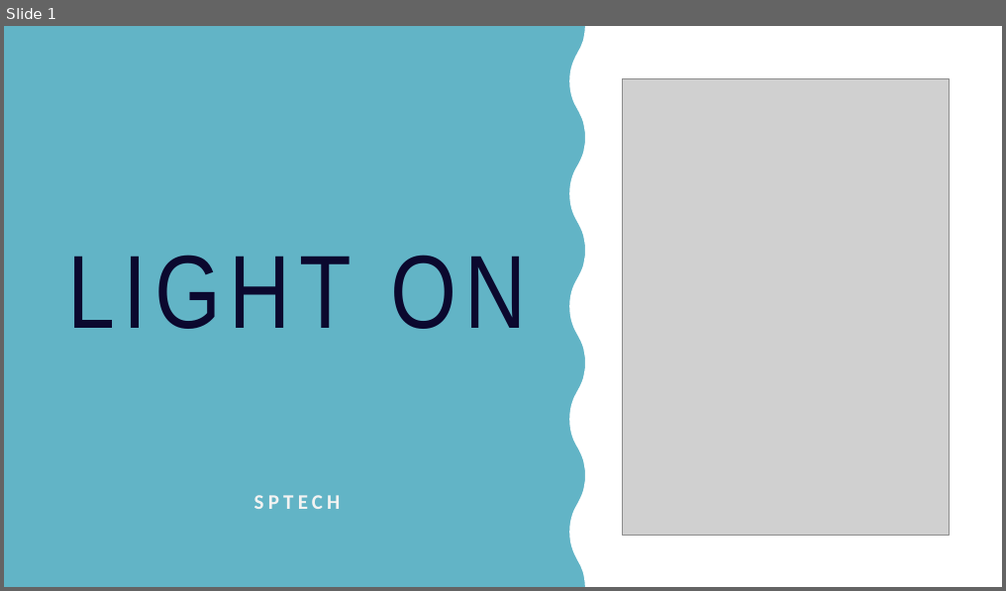
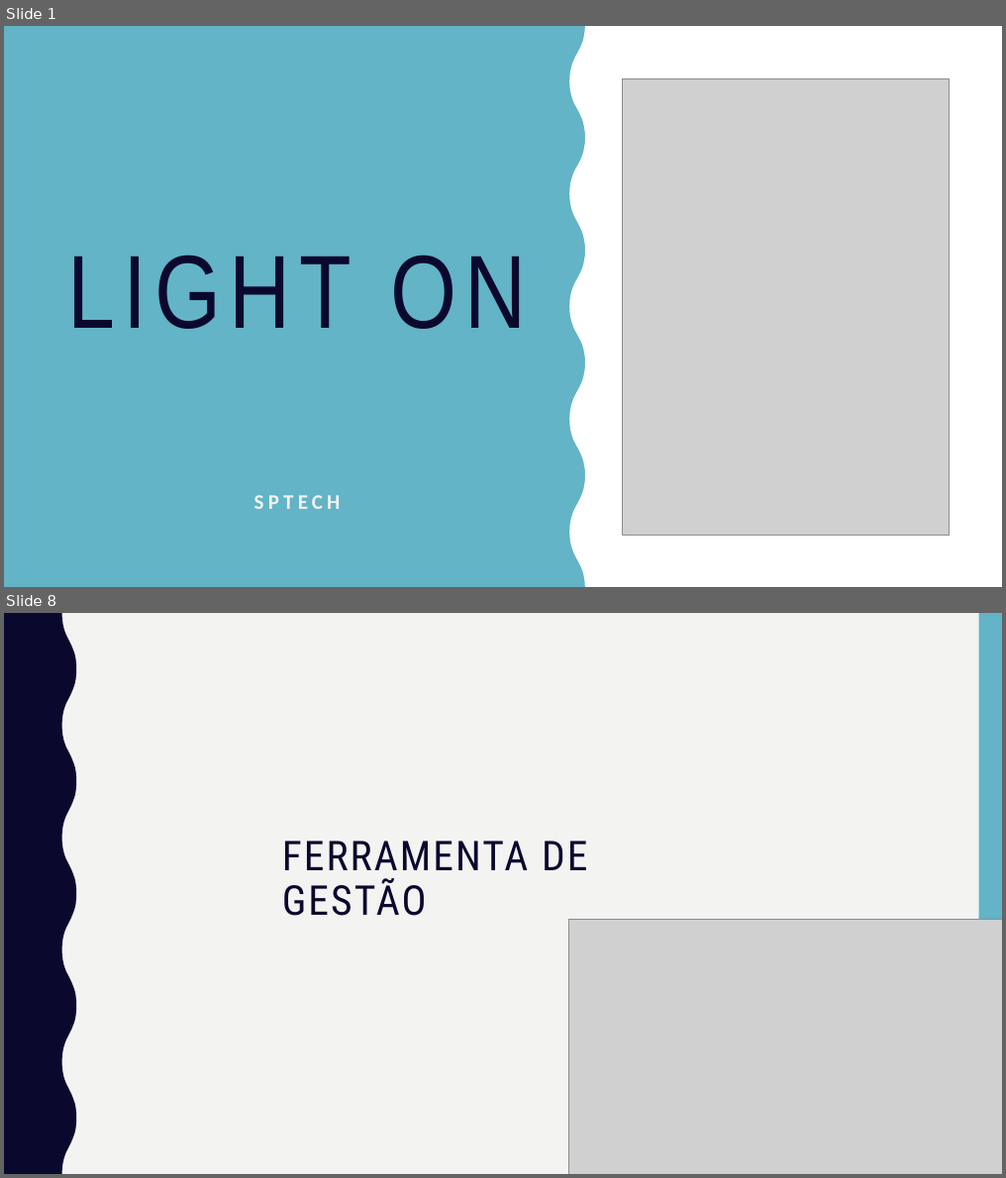
Before and after one commit to caiqueoak03/Projeto-PI, a slide deck: Documentação/Light ON.pptx. Shown one above the other, each under a label of ours: slide 1 before the commit, slides 1 and 8 after it; the slides between them are not shown. The pictures are 1006x591 and 1006x1178 pixels, drawn with LibreOffice and Linux fonts; fonts in the diff are those of the drawing; grey boxes stand for pictures. Boxes give left, top, right and bottom in pixels: in the first picture for what was removed or moved away, otherwise in the second. Text is boxed around its words. In the diff, an @@ line names an element or a change of style, - is before the commit and + after.

```diff
--- a/Documentação/Light ON.pptx
+++ b/Documentação/Light ON.pptx
@@ slide 8 added at (x1=4, y1=613, x2=1002, y2=1174), background #F3F3F2 @@
@@ freeform shape added at (x1=4, y1=613, x2=76, y2=1174), fill #0B082E @@
@@ rectangle added at (x1=979, y1=613, x2=1002, y2=1174), fill #62B4C6 @@
@@ title added at (x1=282, y1=841, x2=587, y2=916), 39.6 pt, text #0B082E @@
+FERRAMENTA DE GESTÃO
@@ picture added at (x1=569, y1=919, x2=1002, y2=1174) @@
```
Also in this commit, not shown: 11 other slides added, 8 slides removed, 1 other file.
